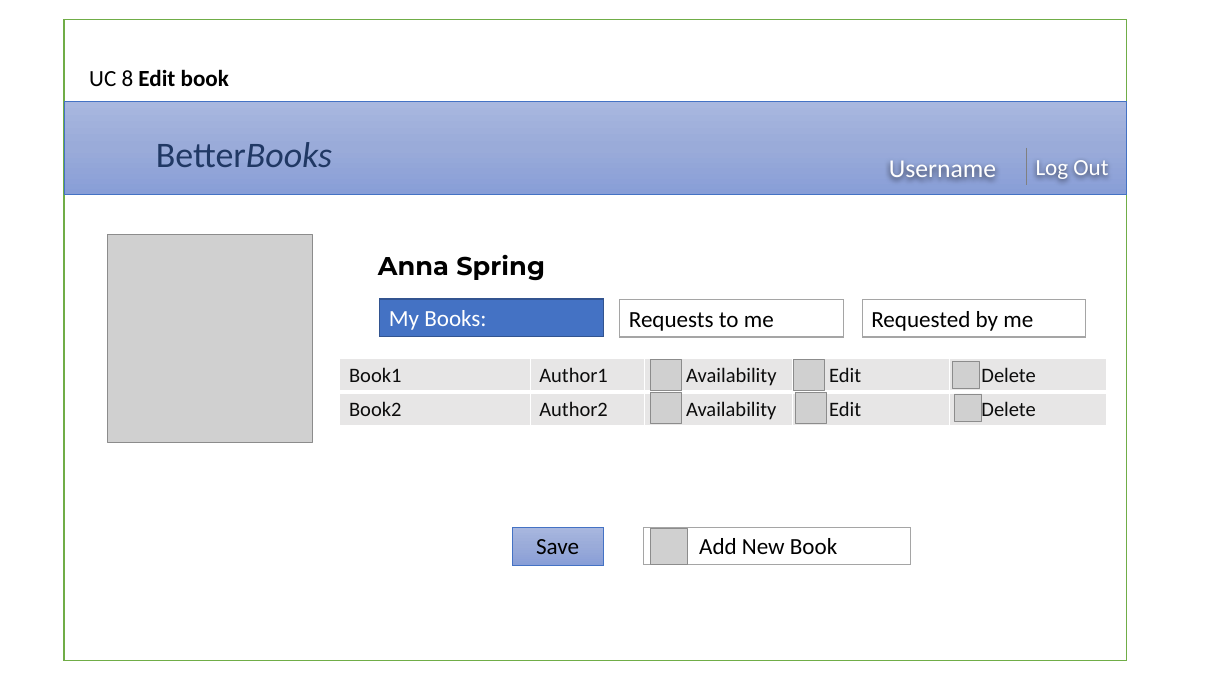
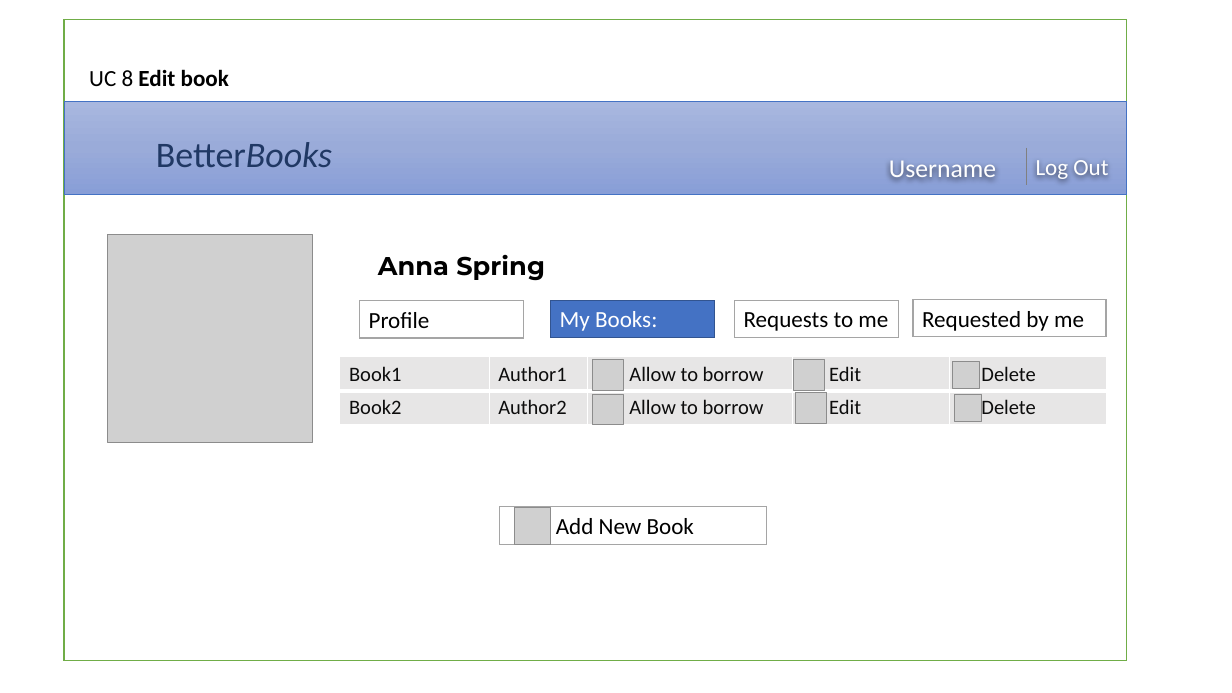
Before and after one commit to kateGalich/capstone, a slide deck: slide 10 of Construction 1/UI Prototypes.pptx. Drawn at 1232x693 pixels with LibreOffice and Linux fonts; fonts in the diff are those of the drawing; grey boxes stand for pictures; background and template pictures are left out. Boxes give left, top, right and bottom in pixels: in the first picture for what was removed or moved away, otherwise in the second. Text is boxed around its words. In the diff, an @@ line names an element or a change of style, - is before the commit and + after.

```diff
--- a/Construction 1/UI Prototypes.pptx
+++ b/Construction 1/UI Prototypes.pptx
@@ rectangle "Requested by me": place and size @@
-rectangle "Requested by me" at [862, 299, 1086, 336]
+rectangle "Requested by me" at [913, 299, 1106, 336]
@@ rectangle added at [360, 300, 523, 337], fill #FFFFFF, outline #A5A5A5 1 pt, 18 pt, text #000000 @@
+Profile
@@ rectangle "My Books:": place and size @@
-rectangle "My Books:" at [380, 299, 604, 336]
+rectangle "My Books:" at [551, 300, 714, 337]
@@ rectangle "Requests to me": place and size @@
-rectangle "Requests to me" at [620, 299, 844, 336]
+rectangle "Requests to me" at [735, 300, 898, 337]
@@ table at [340, 357, 1106, 424] @@
-row 1, column 3: Availability
+row 1, column 3: Allow to borrow
-row 2, column 3: Availability
+row 2, column 3: Allow to borrow
@@ picture added at [592, 360, 623, 390] @@
@@ picture removed at [651, 360, 682, 391] @@
@@ picture added at [592, 394, 623, 424] @@
@@ picture removed at [651, 392, 682, 423] @@
@@ rectangle "Add New Book": place and size @@
-rectangle "Add New Book" at [643, 528, 910, 565]
+rectangle "Add New Book" at [500, 507, 767, 544]
@@ picture: place and size @@
-picture at [651, 529, 687, 565]
+picture at [514, 508, 550, 544]
@@ rectangle removed at [512, 528, 604, 566] @@
-Save
```
Also in this commit, not shown: 5 other slides changed, 5 other files.
